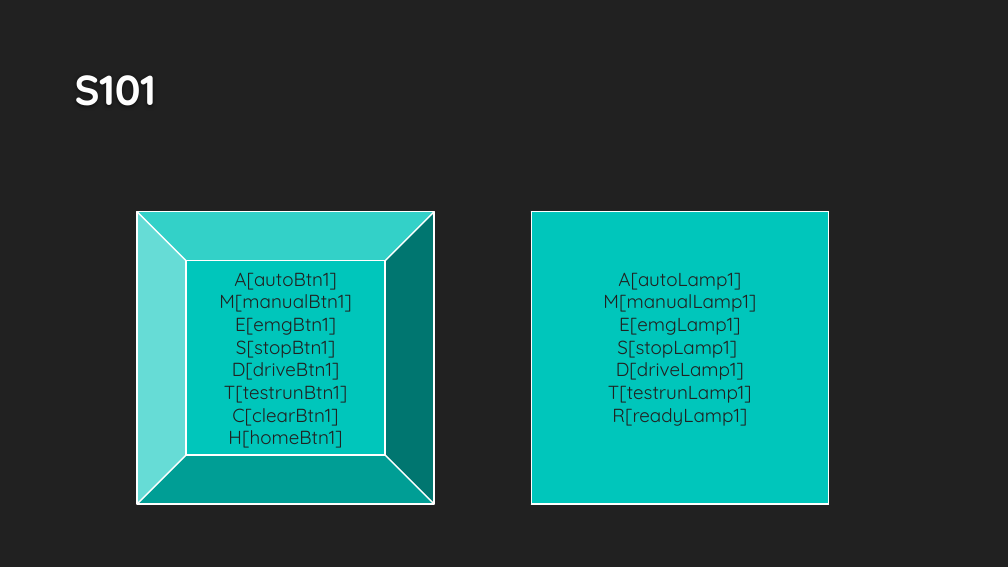
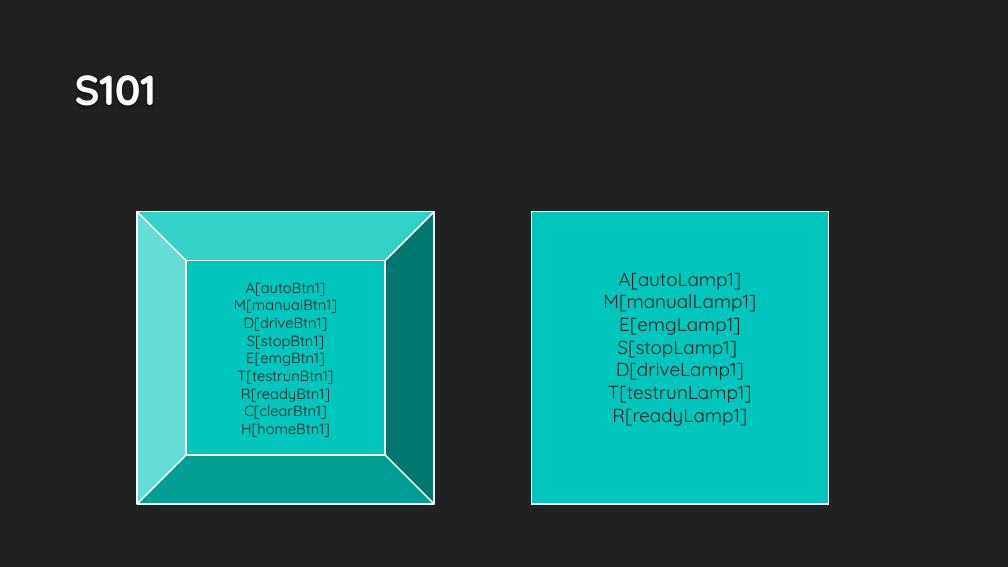
Before and after one commit to DualsoftDev/ds, a slide deck: slide 2 of DsDotNet/src/UnitTest/UnitTest.Engine/ImportOffice/ppt/T10_Button.pptx. Drawn at 1008x567 pixels with LibreOffice and Linux fonts; fonts in the diff are those of the drawing; background and template pictures are left out. Boxes give left, top, right and bottom in pixels: in the first picture for what was removed or moved away, otherwise in the second. Text is boxed around its words. In the diff, an @@ line names an element or a change of style, - is before the commit and + after.

```diff
--- a/DsDotNet/src/UnitTest/UnitTest.Engine/ImportOffice/ppt/T10_Button.pptx
+++ b/DsDotNet/src/UnitTest/UnitTest.Engine/ImportOffice/ppt/T10_Button.pptx
@@ text in bevel at bbox=[234, 282, 337, 437]: size 18 to 14 pt in "A[autoBtn1]", "M[manualBtn1]", "E[emgBtn1]", "T[testrunBtn1]" and 2 more places @@
@@ text in bevel at bbox=[244, 317, 328, 349]: paragraphs added @@
+D[driveBtn1]
+S[stopBtn1]
@@ text in bevel at bbox=[232, 334, 340, 380]: paragraphs removed @@
-S[stopBtn1]
-D[driveBtn1]
@@ text in bevel at bbox=[241, 388, 330, 402]: paragraph added @@
+R[readyBtn1]
```
Also in this commit, not shown: 1 other slide changed, 15 other files.
